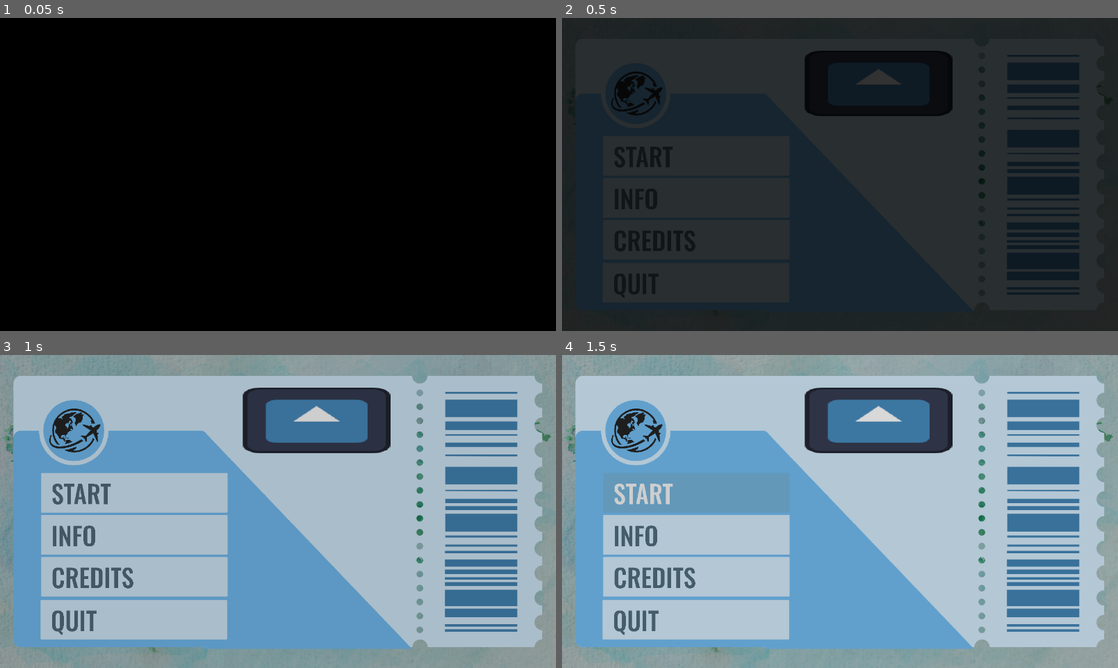
Above: before the commit, frames 1-4 (two rows, left to right).
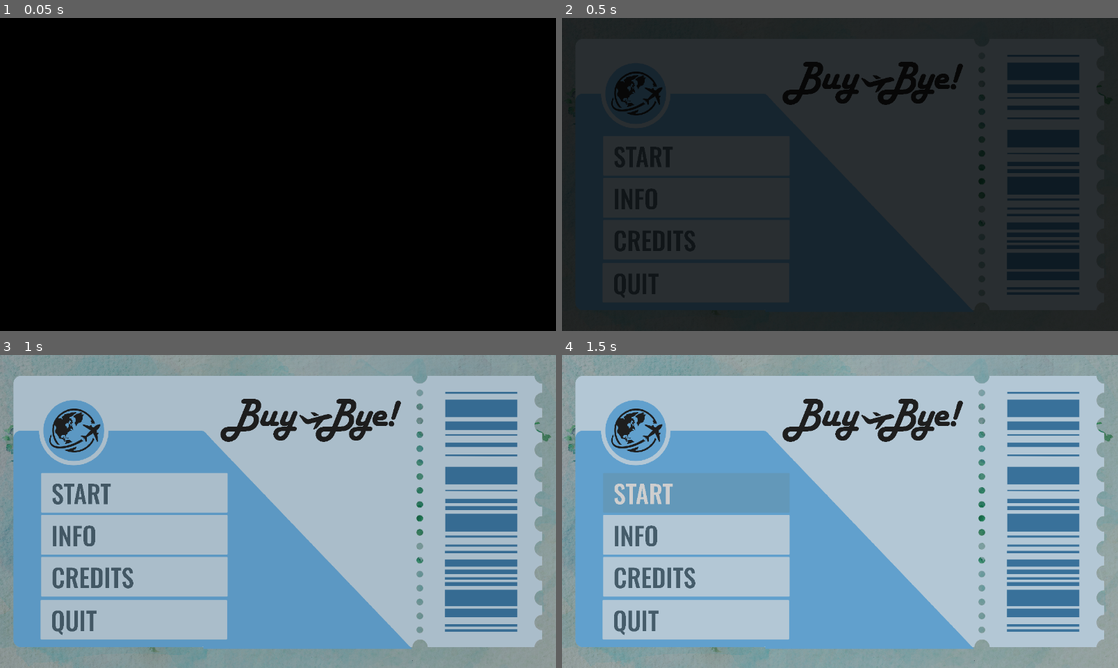
Above: after the commit, the same moments.

Repository: Ronbc779/Game-Jam
Game: Godot game, scene res://scenes/menu.tscn
Same seed, same stepped clock (60 frames per second), same inputs: the game is played once before the commit and once after it. The engine's default icon, where the game draws it, is replaced by a stand-in: a white triangle on a blue panel in a dark square.
Inputs:
- Up to frame 1 (0.05 s): no input
- Up to frame 2 (0.5 s): no input
- Up to frame 3 (1 s): click "START" at 0.5 s
- Up to frame 4 (1.5 s): click "START" at 1.25 s

Frame 1 is identical in both runs. In frame 2, 5.0% of the frame differs, in the area x 39-73%, y 10-32%; in frame 3, 5.6%; in frame 4, 5.6%.

Commit message:
feat: add logo

Diff:
--- a/scenes/menu.tscn
+++ b/scenes/menu.tscn
@@ -1,8 +1,8 @@
 [gd_scene format=3 uid="uid://eyvusp5nolad"]
 
 [ext_resource type="Script" uid="uid://oxqcjgifr2tu" path="res://scripts/menu.gd" id="1_yqeox"]
-[ext_resource type="Texture2D" uid="uid://barq67eed08is" path="res://icon.svg" id="2_7jp70"]
 [ext_resource type="Texture2D" uid="uid://dw2b4ue68jdlk" path="res://assets/images/ui/menu_bg.png" id="2_81l6r"]
+[ext_resource type="Texture2D" uid="uid://ner0nlti6rqa" path="res://assets/images/ui/logo.png" id="3_4ytvr"]
 [ext_resource type="FontFile" uid="uid://5f5iqyerwxnj" path="res://assets/others/Oswald-Medium.ttf" id="4_oi1it"]
 [ext_resource type="FontFile" uid="uid://dlt66hrua16kh" path="res://assets/others/FreckleFace-Regular.ttf" id="20_oi1it"]
 
@@ -118,11 +118,12 @@
 texture = ExtResource("2_81l6r")
 
 [node name="logo" type="TextureRect" parent="." unique_id=886182185]
-offset_left = -121.0
-offset_top = -426.0
-offset_right = 386.0
-offset_bottom = -200.0
-texture = ExtResource("2_7jp70")
+offset_left = -287.0
+offset_top = -413.0
+offset_right = 1633.0
+offset_bottom = 87.0
+scale = Vector2(0.4, 0.4)
+texture = ExtResource("3_4ytvr")
 
 [node name="Control" type="Control" parent="." unique_id=550425442]
 layout_mode = 3
Not shown, added: assets/images/pfp/aang_pfp.png.import
Not shown, added: assets/images/pfp/meta_ai_pfp.png.import
Not shown, added: assets/images/pfp/oble_pfp.png.import
Binary file added: assets/images/ui/logo.png
Not shown, added: assets/images/ui/logo.png.import
